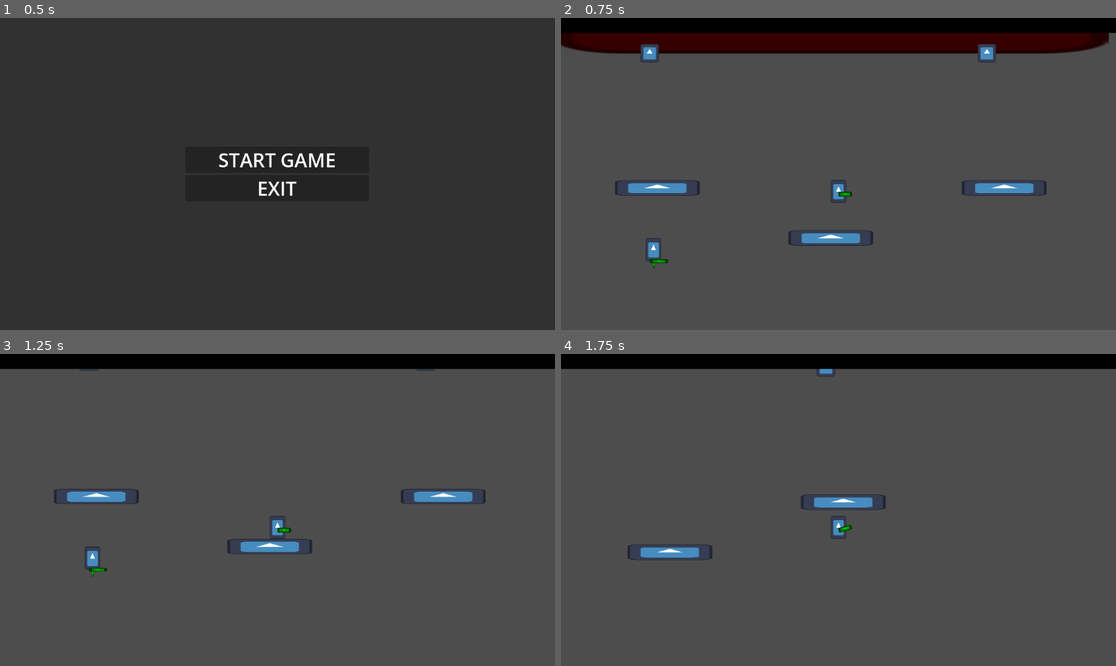
Above: before the commit, frames 1-4 (two rows, left to right).
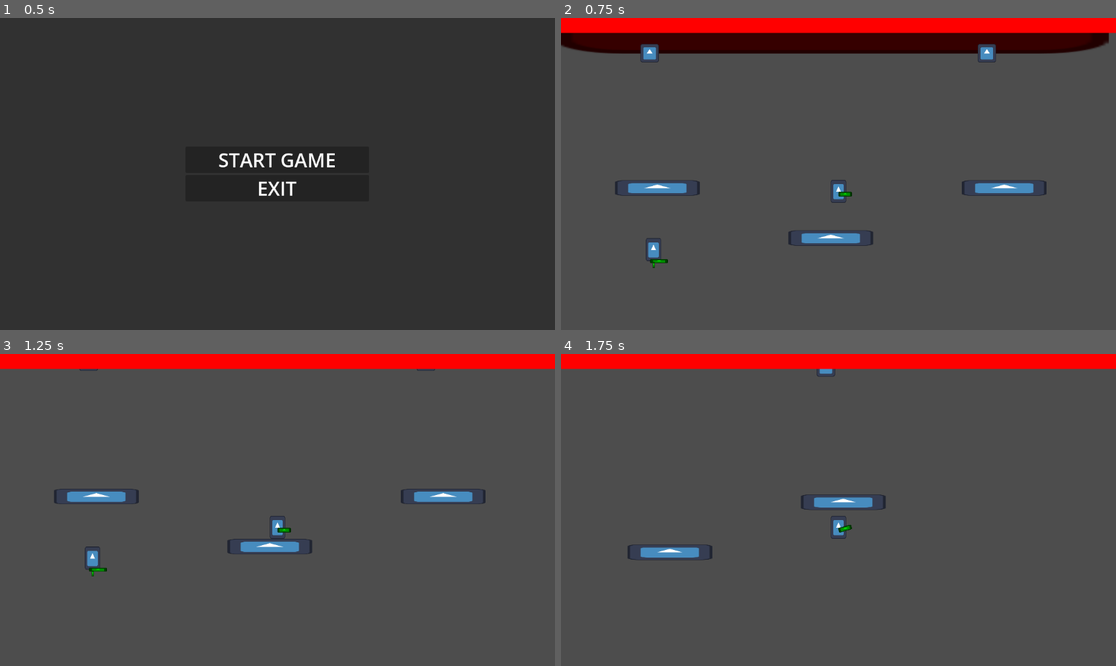
Above: after the commit, the same moments.

Repository: Cyberiada2025-2026/battle-of-pobliz
Game: Godot game, scene res://scenes/empty_scene.tscn
The game is run twice, just before and just after one commit, with the same random seed, the same clock (stepped at 60 frames per second) and the same inputs. The engine's default icon, where the game draws it, is replaced by a stand-in: a white triangle on a blue panel in a dark square.
Inputs (mouse positions are in pixels of both pictures, inside the frame that each line leads up to):
- Up to frame 1 (0.5 s): no input
- Up to frame 2 (0.75 s): click (838, 158) at 0.5 s
- Up to frame 3 (1.25 s): no input
- Up to frame 4 (1.75 s): tap Enter at 1.25 s; move the mouse to (960, 494) at 1.27 s; hold D (move_right) from 1.28 s (still down); tap Shift (dash) at 1.35 s; tap W (jump) at 1.52 s

Frame 1 is identical in both runs. In frame 2, 4.9% of the frame differs, in the area x 0-100%, y 0-5%; in frame 3, 4.9%; in frame 4, 4.9%.

Commit message:
boss healthbar

Diff:
--- a/characters/boss/boss_bar/boss_bar.gd
+++ b/characters/boss/boss_bar/boss_bar.gd
@@ -5,9 +5,27 @@
 @export var bar_base: Node
 
 var bars: Array[PhaseBar]
+var cur_bar: PhaseBar
 
 func _ready() -> void:
-	for phase in boss.phases:
+	var i: int = boss.phases.size() + 1
+	for phase in [boss.current_phase] + boss.phases:
 		var bar = PhaseBar.new()
 		bar_base.add_child(bar)
+		bars.append(bar)
 		bar.color = phase.bar_color
+		bar.phase = phase
+		bar.length = bar_base.size.x
+		bar.size.y = bar_base.size.y
+		bar.health = phase.phase_health
+		bar.set_health(phase.phase_health)
+		bar.z_index += i
+		i -= 1
+	cur_bar = bars.pop_front()
+
+func _process(_delta: float) -> void:
+	if cur_bar.phase != boss.current_phase:
+		cur_bar.queue_free()
+		print("dsfs")
+		cur_bar = bars.pop_front()
+	cur_bar.set_health(boss.health)
--- a/characters/boss/boss_bar/phasebar.gd
+++ b/characters/boss/boss_bar/phasebar.gd
@@ -1,2 +1,11 @@
 extends ColorRect
 class_name PhaseBar
+
+var health: float = 0
+var cur_health: float = 0
+var length: float = 0
+var phase: BossPhase
+
+func set_health(boss_health: float) -> void:
+	cur_health = boss_health
+	size.x = length * (cur_health/health)
--- a/characters/boss/boss_bar/phasebar.tscn
+++ b/characters/boss/boss_bar/phasebar.tscn
@@ -4,11 +4,13 @@
 
 [node name="Phasebar" type="ColorRect" unique_id=2135419925]
 z_index = 1
-custom_minimum_size = Vector2(100, 0)
+custom_minimum_size = Vector2(100, 100)
 anchors_preset = 15
 anchor_right = 1.0
 anchor_bottom = 1.0
 grow_horizontal = 2
 grow_vertical = 2
+size_flags_horizontal = 3
+size_flags_vertical = 3
 color = Color(1, 0, 0, 1)
 script = ExtResource("1_rispt")
